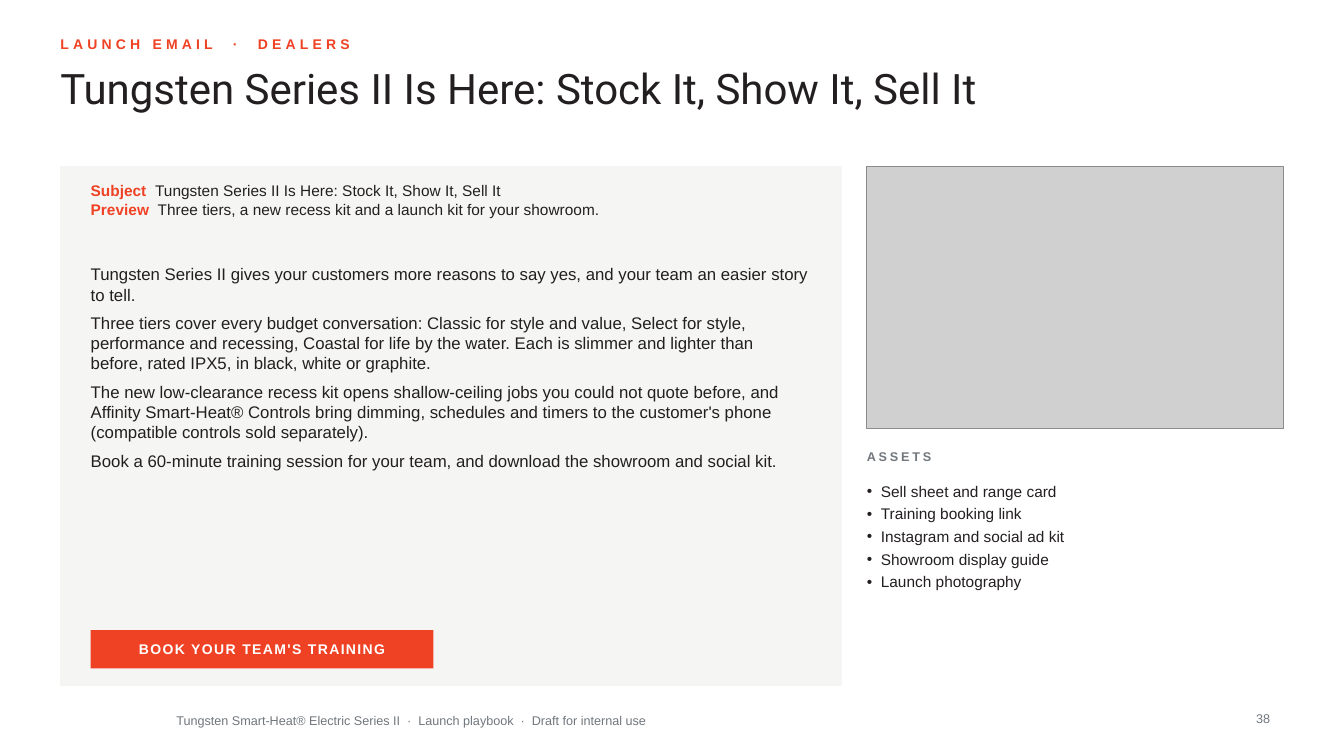
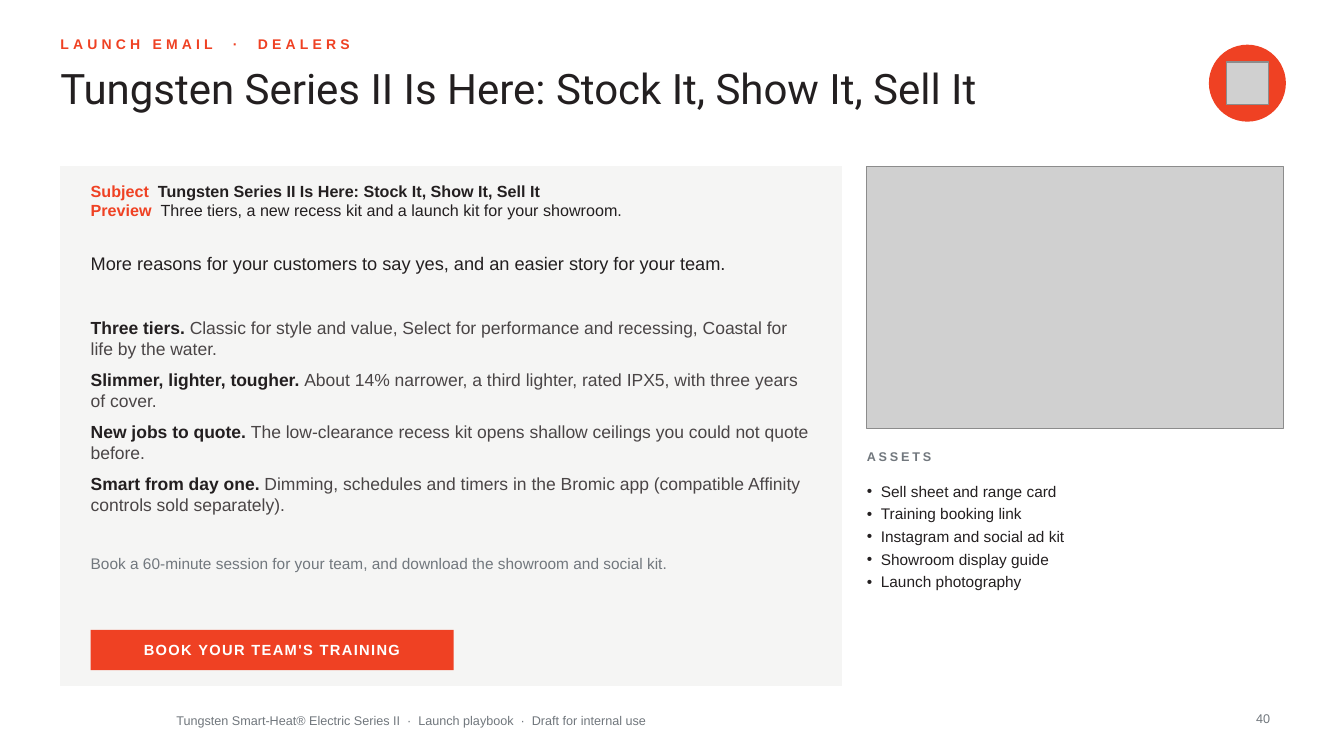
Before and after one commit to aayuvis/Bromic_Marketing, a slide deck: slide 40 of decks/Tungsten-Series-II-Launch-Playbook.pptx (slide 38 before the commit). Drawn at 1344x756 pixels with LibreOffice and Linux fonts; fonts in the diff are those of the drawing; grey boxes stand for pictures; background and template pictures are left out. Boxes give left, top, right and bottom in pixels: in the first picture for what was removed or moved away, otherwise in the second. Text is boxed around its words. In the diff, an @@ line names an element or a change of style, - is before the commit and + after.

```diff
--- a/decks/Tungsten-Series-II-Launch-Playbook.pptx
+++ b/decks/Tungsten-Series-II-Launch-Playbook.pptx
@@ ellipse added at (1210, 45, 1286, 121), fill #EF4123, outline #EF4123 1 pt @@
@@ picture added at (1226, 62, 1268, 104) @@
@@ text "Subject Tungsten Series II Is ..." at (91, 185, 622, 220): size 11 to 11.5 pt; bold on in "Tungsten Series II Is Here: Stock It, ..." @@
@@ text added at (91, 256, 725, 274), 13 pt, text #231F20 @@
+More reasons for your customers to say yes, and an easier story for your team.
@@ text at (91, 321, 809, 515): text changed; size 12 to 12.5 pt; text colour #231F20 to #4A4546 @@
-Tungsten Series II gives your customers more reasons to say yes, and your team an easier story to tell.
-Three tiers cover every budget conversation: Classic for style and value, Select for style, performance and recessing, Coastal for life by the water. Each is slimmer and lighter than before, rated IPX5, in black, white or graphite.
-The new low-clearance recess kit opens shallow-ceiling jobs you could not quote before, and Affinity Smart-Heat® Controls bring dimming, schedules and timers to the customer's phone (compatible controls sold separately).
-Book a 60-minute training session for your team, and download the showroom and social kit.
+• Three tiers. Classic for style and value, Select for performance and recessing, Coastal for life by the water.
+• Slimmer, lighter, tougher. About 14% narrower, a third lighter, rated IPX5, with three years of cover.
+• New jobs to quote. The low-clearance recess kit opens shallow ceilings you could not quote before.
+• Smart from day one. Dimming, schedules and timers in the Bromic app (compatible Affinity controls sold separately).
@@ text added at (91, 558, 667, 572), 11 pt, text #71777D @@
+Book a 60-minute session for your team, and download the showroom and social kit.
@@ rectangle "BOOK YOUR TEAM'S TRAINING": place and size @@
-rectangle "BOOK YOUR TEAM'S TRAINING" at (91, 630, 434, 668)
+rectangle "BOOK YOUR TEAM'S TRAINING" at (91, 630, 454, 670)
@@ rectangle "BOOK YOUR TEAM'S TRAINING" at (91, 630, 454, 670): size 10 to 10.5 pt @@
@@ page number at (1256, 714, 1270, 723): text changed @@
-38
+40
```
Also in this commit, not shown: 36 other slides changed, 3 slides added, 1 slide removed, 7 other files.
